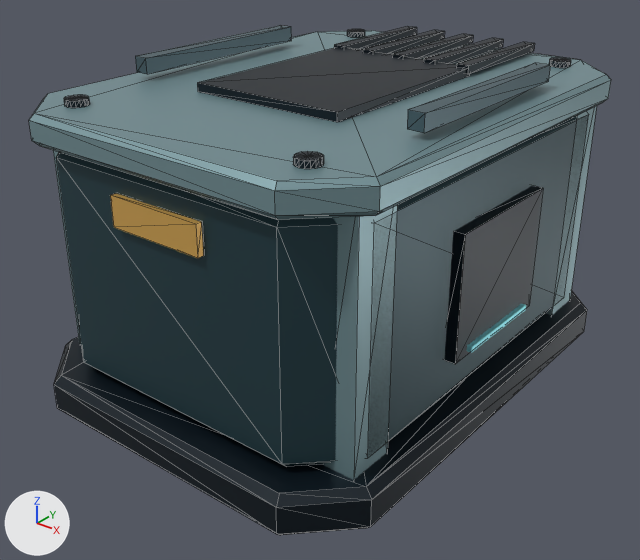
An edit to the glTF model assets/settlement-industry/derived/meshopt/lod0/cassette_d0_lod0.meshopt.glb, drawn before and after from the same camera.
The view is the same before and after, from a 50 mm lens placed at (2.16, -2.82, 2.1), pointed at (0.01, -0.14, 0.44). Arrows for +X, +Y and +Z are at lower left; the lights stay in place. The first picture is the older version. Mesh edges are drawn as thin lines on the coarser meshes. Where no turn or scale is listed for an object, it has been applied to the vertices. Vertices at exactly the same position are counted once.

In view in the first picture: 'CASSETTE_SHELL' and 1 more.
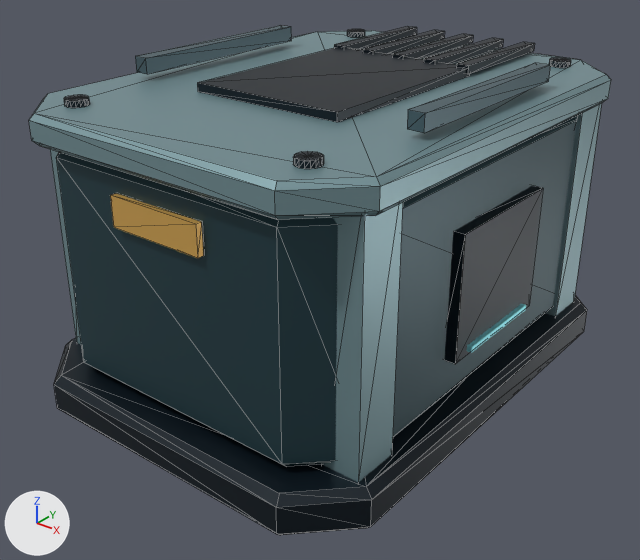
Pixel boxes (x1, y1, x2, y2) of what changed, in the pictures (640 x 560 px; the box of a moved part takes in the faces that stretch with it):
part 1 of me_mesh_1, moved or reshaped: before (53, 150, 81, 344); after (50, 149, 81, 344)
part 2 of me_mesh_1, moved or reshaped: before (322, 205, 397, 480); after (545, 103, 602, 316)
part 3 of me_mesh_1, moved or reshaped: before (135, 25, 292, 74); after (322, 202, 403, 482)
part 4 of me_mesh_1, moved or reshaped: before (545, 106, 597, 315); after (135, 25, 292, 74)
part 5 of me_mesh_1, recoloured: before (135, 25, 292, 74); after (352, 202, 403, 482)
part 6 of me_mesh_1, recoloured: before (549, 106, 597, 315); after (135, 25, 292, 74)

Diff of the bpy script that builds the scene:
```diff
--- a/assets/settlement-industry/derived/meshopt/lod0/cassette_d0_lod0.meshopt.glb.py
+++ b/assets/settlement-industry/derived/meshopt/lod0/cassette_d0_lod0.meshopt.glb.py
@@ me_mesh_1 @@
 me_mesh_1.from_pydata(...)  # 344 vertices, 604 faces; spans x -0.82..0.82, y -1.1..1.1, z 0.0..1.35
 # used by ob_cassette_shell; location = (0.0, 0.0, 0.0)
-me_mesh_1.vertices[120].co = (-0.63, -0.45, 1.29)  # pixel (147, 74)
-me_mesh_1.vertices[121].co = (-0.63, 0.45, 1.29)  # pixel (291, 40)
-me_mesh_1.vertices[122].co = (-0.63, -0.45, 1.35)  # pixel (145, 58)
-me_mesh_1.vertices[123].co = (-0.63, 0.45, 1.35)  # pixel (291, 26)
-me_mesh_1.vertices[124].co = (-0.69, -0.45, 1.35)  # pixel (135, 56)
-me_mesh_1.vertices[125].co = (-0.69, 0.45, 1.35)  # pixel (280, 25)
-me_mesh_1.vertices[126].co = (-0.69, -0.45, 1.29)  # pixel (136, 72)
-me_mesh_1.vertices[127].co = (-0.69, 0.45, 1.29)
-me_mesh_1.vertices[136].co = (0.74, 0.66, 1.23)
-me_mesh_1.vertices[137].co = (0.74, 0.66, 0.17)
-me_mesh_1.vertices[138].co = (0.74, 0.86, 1.23)
-me_mesh_1.vertices[139].co = (0.74, 0.86, 0.17)
-me_mesh_1.vertices[140].co = (0.58, 0.86, 1.23)
-me_mesh_1.vertices[141].co = (0.58, 0.86, 0.17)
-me_mesh_1.vertices[142].co = (0.58, 0.66, 1.23)
-me_mesh_1.vertices[143].co = (0.58, 0.66, 0.17)
+# me_mesh_1 part 1: the loose piece of 8 vertices spanning x -0.74..-0.58, y -0.86..-0.66, z 0.17..1.23 is moved by (-0.02, 0.0, 0.0)
+# me_mesh_1 part 2: the loose piece of 8 vertices spanning x 0.58..0.74, y -0.86..-0.66, z 0.17..1.23 is moved by (0.02, 1.52, 0.0)
+# me_mesh_1 part 3
+me_mesh_1.vertices[120].co = (0.76, -0.86, 1.23)
+me_mesh_1.vertices[121].co = (0.76, -0.86, 0.17)
+me_mesh_1.vertices[122].co = (0.76, -0.66, 1.23)
+me_mesh_1.vertices[123].co = (0.76, -0.66, 0.17)
+me_mesh_1.vertices[124].co = (0.6, -0.66, 1.23)
+me_mesh_1.vertices[125].co = (0.6, -0.66, 0.17)
+me_mesh_1.vertices[126].co = (0.6, -0.86, 1.23)
+me_mesh_1.vertices[127].co = (0.6, -0.86, 0.17)
+# me_mesh_1 part 4
+me_mesh_1.vertices[136].co = (-0.63, -0.45, 1.29)  # pixel (147, 74)
+me_mesh_1.vertices[137].co = (-0.63, 0.45, 1.29)  # pixel (291, 40)
+me_mesh_1.vertices[138].co = (-0.63, -0.45, 1.35)  # pixel (145, 58)
+me_mesh_1.vertices[139].co = (-0.63, 0.45, 1.35)  # pixel (291, 26)
+me_mesh_1.vertices[140].co = (-0.69, -0.45, 1.35)  # pixel (135, 56)
+me_mesh_1.vertices[141].co = (-0.69, 0.45, 1.35)  # pixel (280, 25)
+me_mesh_1.vertices[142].co = (-0.69, -0.45, 1.29)  # pixel (136, 72)
+me_mesh_1.vertices[143].co = (-0.69, 0.45, 1.29)
+# me_mesh_1 part 5: 12 faces centred in x -0.69..-0.63, y -0.45..0.45, z 1.29..1.35 are repainted in the vertex colours; the middle colour goes from dark cyan #536a72 to greyish cyan #819fa5
+# me_mesh_1 part 6: 12 faces centred in x 0.58..0.74, y 0.66..0.86, z 0.17..1.23 are repainted in the vertex colours; the middle colour goes from greyish cyan #819fa5 to dark cyan #536a72
 me_mesh_1.materials.append(mat_corporate_slate)
```
